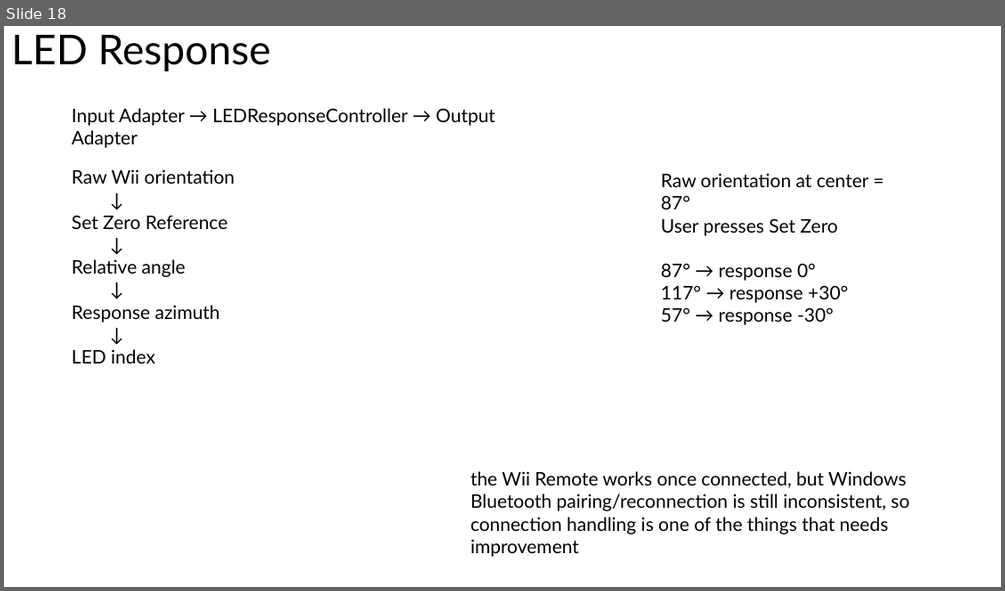
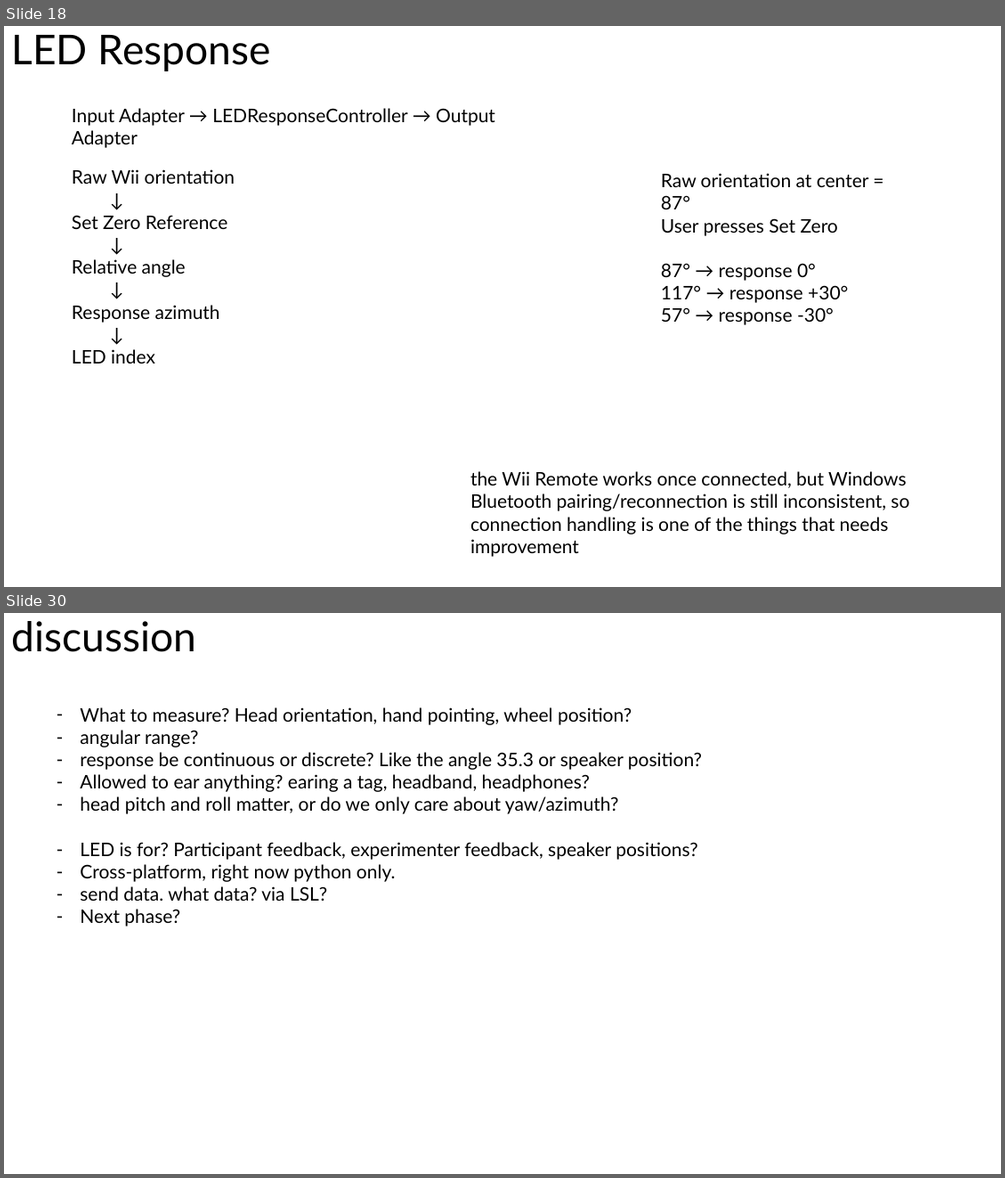
Before and after one commit to Won-Jang/VisualTrackingCore, a slide deck: docs/doc.pptx. Shown one above the other, each under a label of ours: slide 18 before the commit, slides 18 and 30 after it; the slides between them are not shown. The pictures are 1005x591 and 1005x1178 pixels, drawn with LibreOffice and Linux fonts; fonts in the diff are those of the drawing. Boxes give left, top, right and bottom in pixels: in the first picture for what was removed or moved away, otherwise in the second. Text is boxed around its words. In the diff, an @@ line names an element or a change of style, - is before the commit and + after.

```diff
--- a/docs/doc.pptx
+++ b/docs/doc.pptx
@@ slide 30 added at (4, 613, 1001, 1174), background #FFFFFF @@
@@ title added at (11, 621, 196, 652), 39.6 pt, text #000000 @@
+discussion
@@ text added at (80, 707, 702, 926), 18 pt, text #000000 @@
+– What to measure? Head orientation, hand pointing, wheel position?
+– angular range?
+– response be continuous or discrete? Like the angle 35.3 or speaker position?
+– Allowed to ear anything? earing a tag, headband, headphones?
+– head pitch and roll matter, or do we only care about yaw/azimuth?
+– LED is for? Participant feedback, experimenter feedback, speaker positions?
+– Cross-platform, right now python only.
+– send data. what data? via LSL?
+– Next phase?
```
Also in this commit, not shown: 11 other slides added, 4 slides removed.
